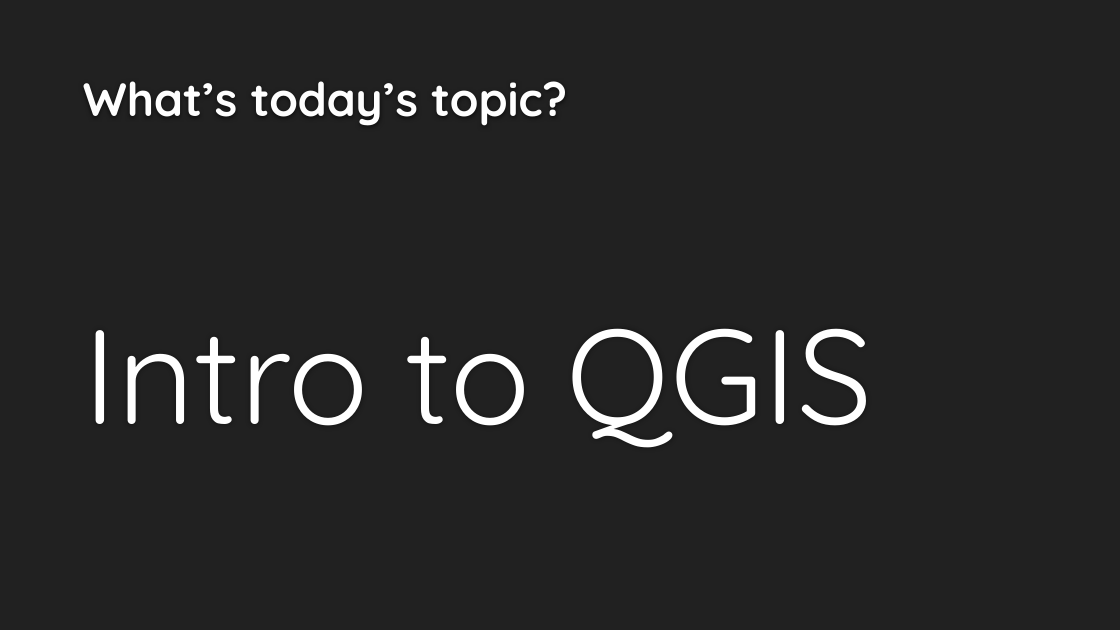
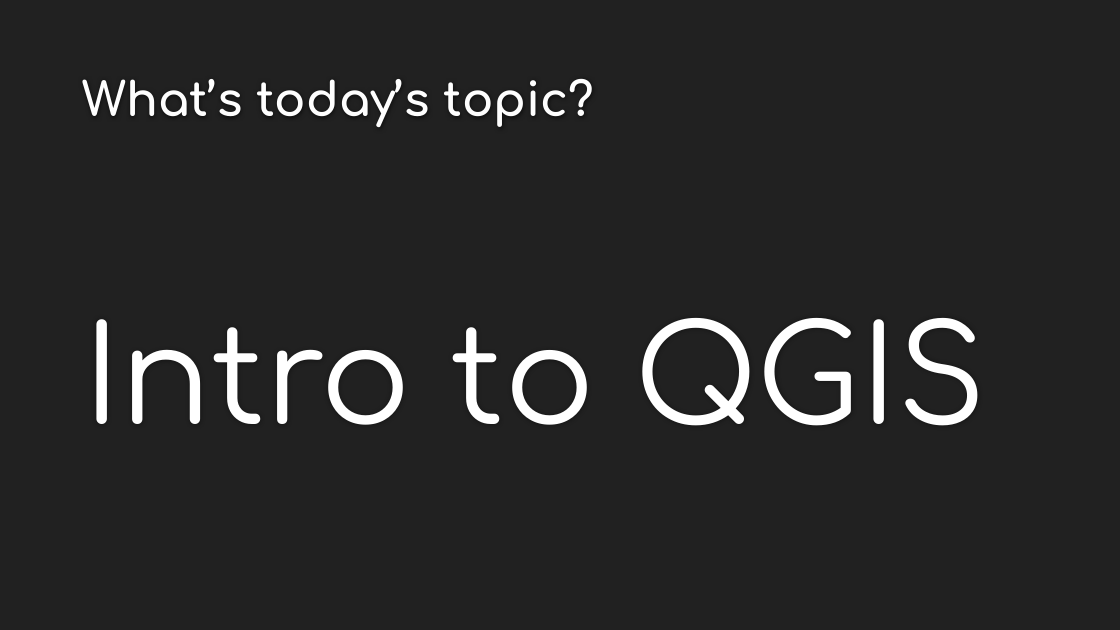
Before and after one commit to maptimedavis/MaptimeDavis, a slide deck: slide 4 of maptimeDavis.pptx. Drawn at 1120x630 pixels with LibreOffice and Linux fonts; fonts in the diff are those of the drawing; background and template pictures are left out. Boxes give left, top, right and bottom in pixels: in the first picture for what was removed or moved away, otherwise in the second. Text is boxed around its words. In the diff, an @@ line names an element or a change of style, - is before the commit and + after.

```diff
--- a/maptimeDavis.pptx
+++ b/maptimeDavis.pptx
@@ title "What’s today’s topic?" at (83,79,595,127): font Quicksand to Comfortaa @@
@@ text "Intro to QGIS" at (84,318,986,426): font Quicksand to Comfortaa @@
```
Also in this commit, not shown: 11 other slides changed, 1 other file.
